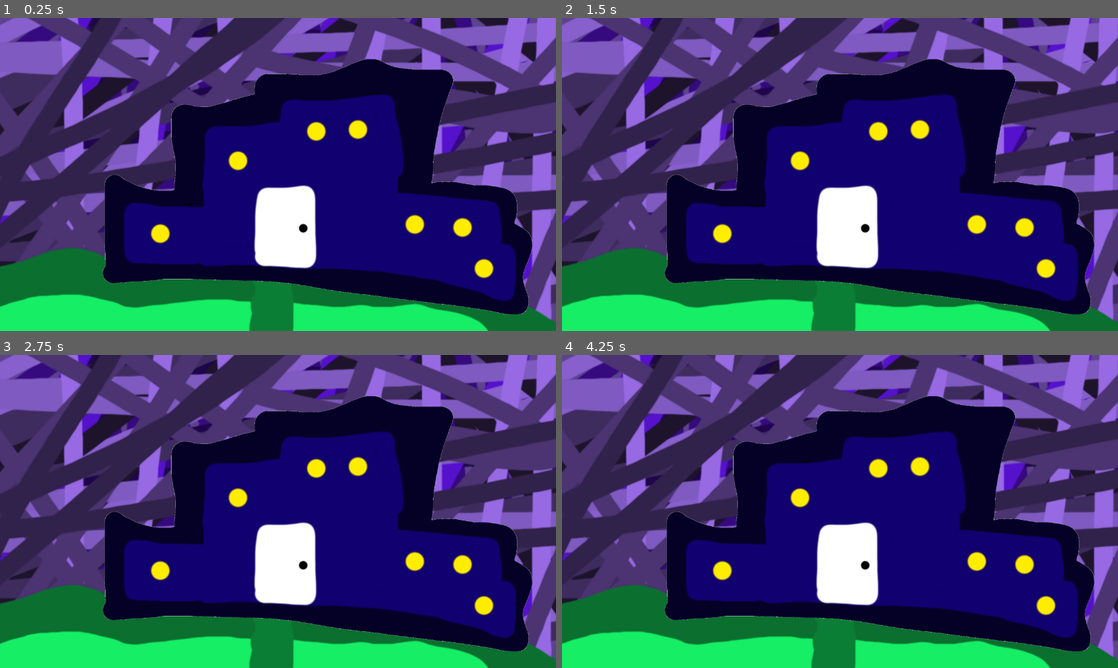
Above: before the commit, frames 1-4 (two rows, left to right).
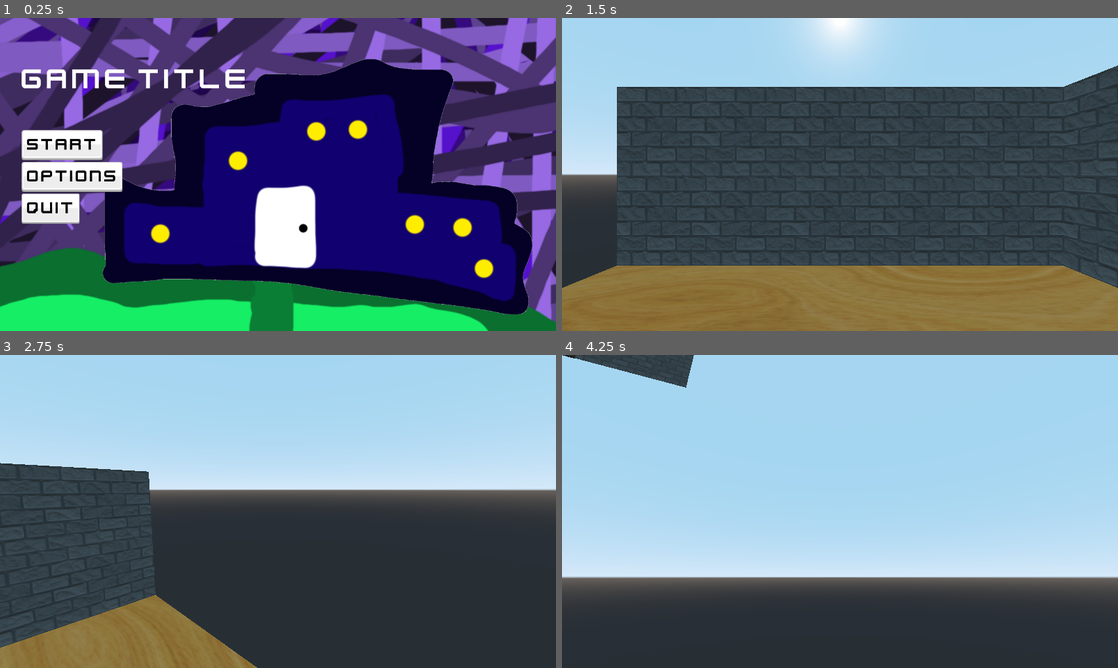
Above: after the commit, the same moments.

Repository: Yeti-Owner/1000-Rooms
Game: Godot game, scene res://scenes/StartMenu.tscn
Two runs of this game, one before a commit and one after it. Both use one fixed random seed, a clock stepped at 60 frames per second and the inputs below.
Inputs (mouse positions are in pixels of both pictures, inside the frame that each line leads up to):
- Up to frame 1 (0.25 s): no input
- Up to frame 2 (1.5 s): click (634, 177) at 0.5 s, where only the run after the commit has a clickable "Options"; click (623, 146) at 1.25 s, where only the run after the commit has a clickable "Start"
- Up to frame 3 (2.75 s): tap Enter at 2 s; move the mouse to (400, 495) at 2.02 s; hold Right (right) from 2.03 s (still down); tap Space (jump) at 2.27 s
- Up to frame 4 (4.25 s): move the mouse to (728, 527) at 2.77 s; release Right (right) at 2.78 s; hold S (down) 2.78-3.53 s; tap Space (jump) at 3.02 s; move the mouse to (895, 442) at 3.52 s; hold Right (right) from 3.53 s (still down)

The runs differ from the first frame. In frame 1, 5.2% of the frame differs, in the area x 3-44%, y 16-66%; in frame 2, 97%; in frame 3, 98%; in frame 4, 100%, in the area x 0-100%, y 0-100%.

Commit message:
starting to set up start screen

Diff:
--- a/scenes/StartMenu.tscn
+++ b/scenes/StartMenu.tscn
@@ -1,10 +1,19 @@
-[gd_scene load_steps=2 format=2]
+[gd_scene load_steps=6 format=2]
 
 [ext_resource path="res://assets/textures/bg/Bg.png" type="Texture" id=1]
+[ext_resource path="res://assets/theme/FlatUI/kenneyUI.tres" type="Theme" id=2]
+[ext_resource path="res://assets/theme/FlatUI/kenvector_future.ttf" type="DynamicFontData" id=3]
+[ext_resource path="res://scripts/StartMenu.gd" type="Script" id=4]
+
+[sub_resource type="DynamicFont" id=1]
+size = 70
+font_data = ExtResource( 3 )
 
 [node name="StartMenu" type="Control"]
 anchor_right = 1.0
 anchor_bottom = 1.0
+theme = ExtResource( 2 )
+script = ExtResource( 4 )
 __meta__ = {
 "_edit_use_anchors_": false
 }
@@ -19,3 +28,55 @@
 __meta__ = {
 "_edit_use_anchors_": false
 }
+
+[node name="MarginContainer" type="MarginContainer" parent="."]
+anchor_right = 1.0
+anchor_bottom = 1.0
+custom_constants/margin_top = 100
+custom_constants/margin_left = 50
+__meta__ = {
+"_edit_use_anchors_": false
+}
+
+[node name="VBoxContainer" type="VBoxContainer" parent="MarginContainer"]
+margin_left = 50.0
+margin_top = 100.0
+margin_right = 1280.0
+margin_bottom = 720.0
+
+[node name="Label" type="Label" parent="MarginContainer/VBoxContainer"]
+margin_right = 1230.0
+margin_bottom = 80.0
+custom_fonts/font = SubResource( 1 )
+text = "Game Title"
+
+[node name="MarginContainer" type="MarginContainer" parent="MarginContainer/VBoxContainer"]
+margin_top = 84.0
+margin_right = 1230.0
+margin_bottom = 154.0
+custom_constants/margin_top = 70
+
+[node name="StartBtn" type="Button" parent="MarginContainer/VBoxContainer"]
+margin_top = 158.0
+margin_right = 186.324
+margin_bottom = 227.251
+size_flags_horizontal = 2
+text = "Start"
+
+[node name="OptionsBtn" type="Button" parent="MarginContainer/VBoxContainer"]
+margin_top = 231.0
+margin_right = 232.324
+margin_bottom = 300.251
+size_flags_horizontal = 2
+text = "Options"
+
+[node name="QuitBtn" type="Button" parent="MarginContainer/VBoxContainer"]
+margin_top = 304.0
+margin_right = 133.324
+margin_bottom = 373.251
+size_flags_horizontal = 2
+text = "Quit"
+
+[connection signal="pressed" from="MarginContainer/VBoxContainer/StartBtn" to="." method="_on_StartBtn_pressed"]
+[connection signal="pressed" from="MarginContainer/VBoxContainer/OptionsBtn" to="." method="_on_OptionsBtn_pressed"]
+[connection signal="pressed" from="MarginContainer/VBoxContainer/QuitBtn" to="." method="_on_QuitBtn_pressed"]
--- /dev/null
+++ b/scripts/StartMenu.gd
@@ -0,0 +1,11 @@
+extends Control
+
+
+func _on_StartBtn_pressed():
+	get_tree().change_scene("res://scenes/world.tscn")
+
+func _on_OptionsBtn_pressed():
+	pass # Replace with function body.
+
+func _on_QuitBtn_pressed():
+	get_tree().quit()
